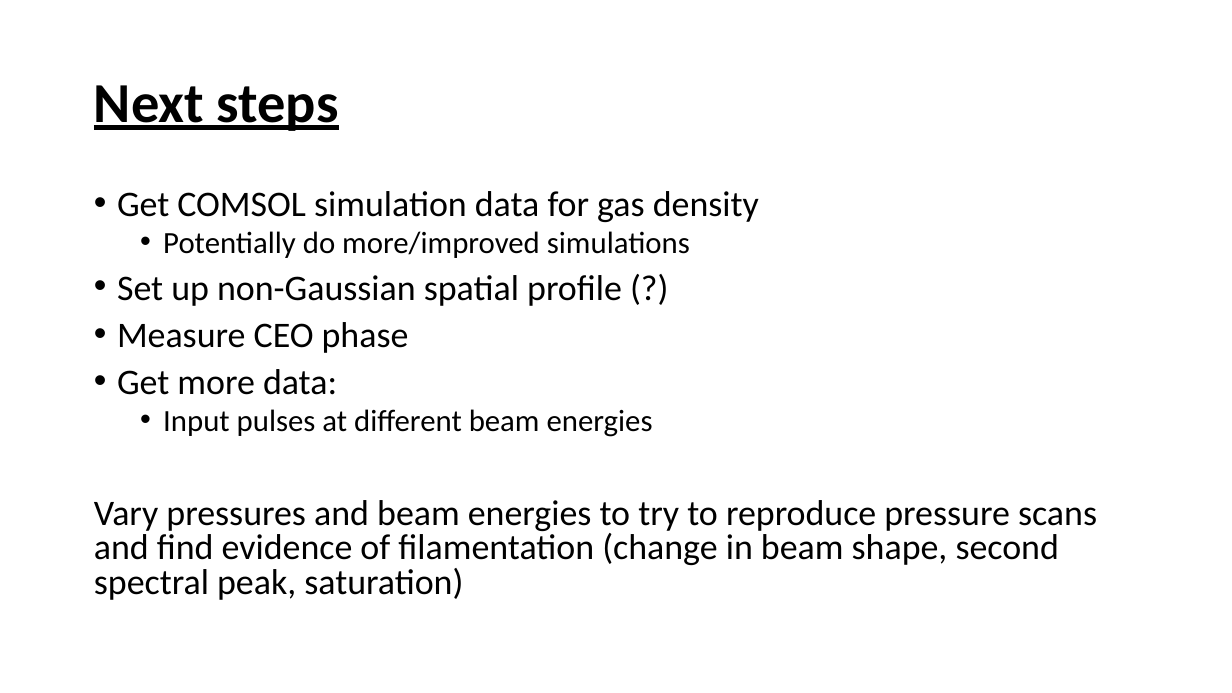
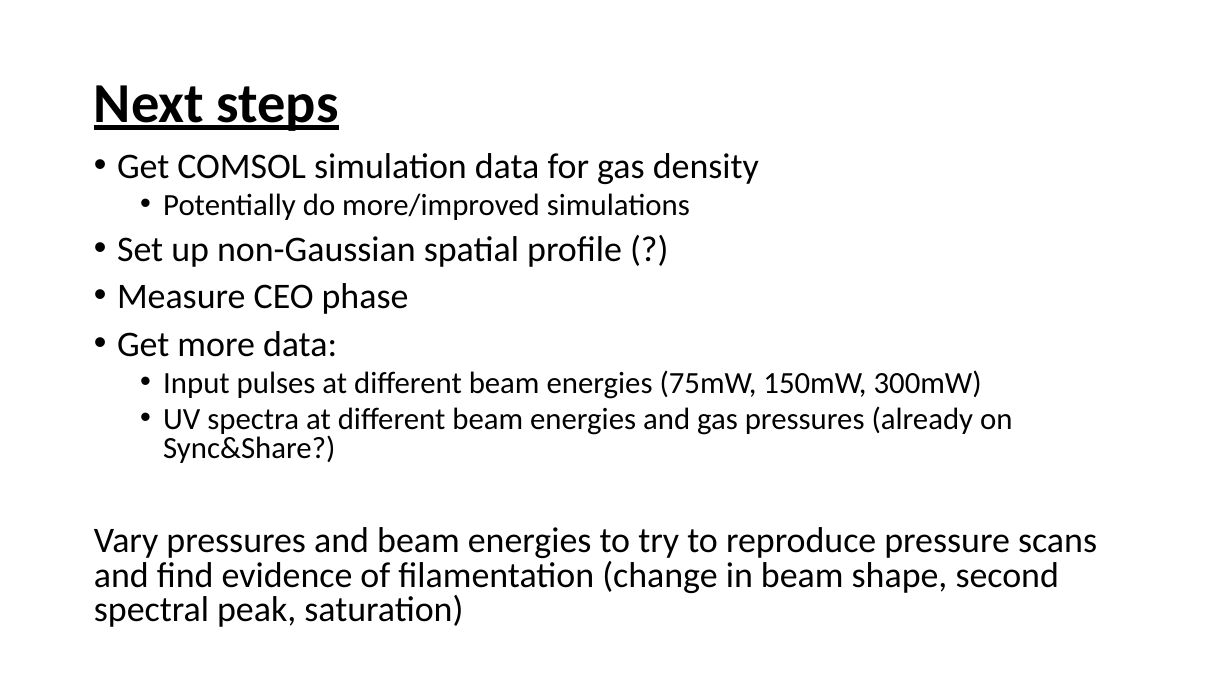
Before and after one commit to david-f-amorim/Simulating-THG-of-few-femtosecond-pulses-in-a-noble-gas-, a slide deck: slide 15 of DESY - Updates Week 1&2.pptx. Drawn at 1232x693 pixels with LibreOffice and Linux fonts; fonts in the diff are those of the drawing. Boxes give left, top, right and bottom in pixels: in the first picture for what was removed or moved away, otherwise in the second. Text is boxed around its words. In the diff, an @@ line names an element or a change of style, - is before the commit and + after.

```diff
--- a/DESY - Updates Week 1&2.pptx
+++ b/DESY - Updates Week 1&2.pptx
@@ text "Get COMSOL simulation data for ...": place and size @@
-text "Get COMSOL simulation data for ..." at (94,191,1097,600)
+text "Get COMSOL simulation data for ..." at (94,153,1097,627)
@@ text at (163,370,1012,463): text changed @@
-  • Input pulses at different beam energies
+  • Input pulses at different beam energies (75mW, 150mW, 300mW)
+  • UV spectra at different beam energies and gas pressures (already on Sync&Share?)
```
Also in this commit, not shown: 1 other slide changed, 1 slide added, 24 other files.
